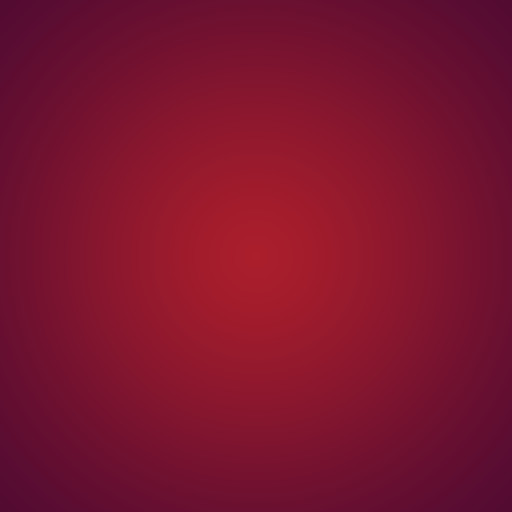
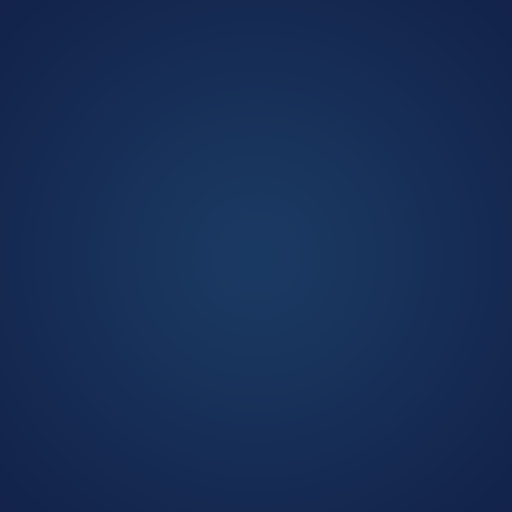
The second 512×512 image is a revision of the first. Changes to its layers:
hid "Layer 1 copy 3" over (0, 0, 512, 512)
